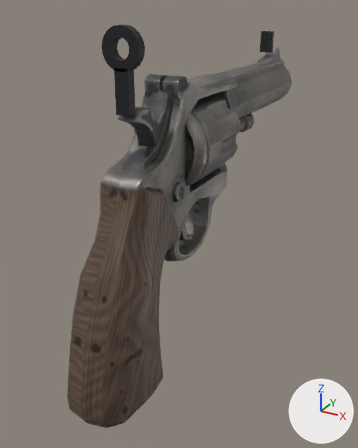
The glTF model addons/fc_weapons/assets/models/revolver.glb: old version first, new version second.
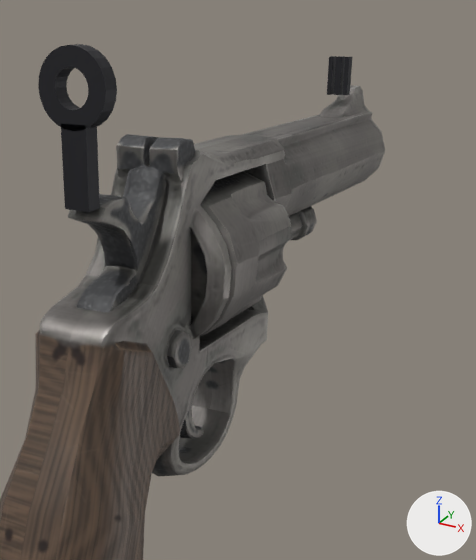
Old and new are each drawn whole from a 50 mm camera at (0.163, -0.264, 0.171) aimed at (-0.009, 0.05, 0.014) and again close up on the part from 23% to 95% of the width and 0% to 69% of the height. The axes (+X, +Y, +Z) are drawn at lower right. The lights are the same throughout. The first two pictures are the older version. Where no turn or scale is listed for an object, it has been applied to the vertices.

Objects in the first close-up: 'front_ear-1', 'front_ear1', 'front_post', 'geometry_0', 'rear_ring', 'rear_stem'.
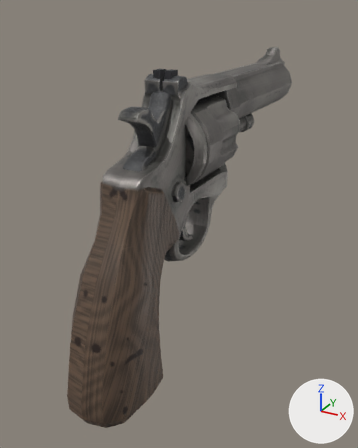
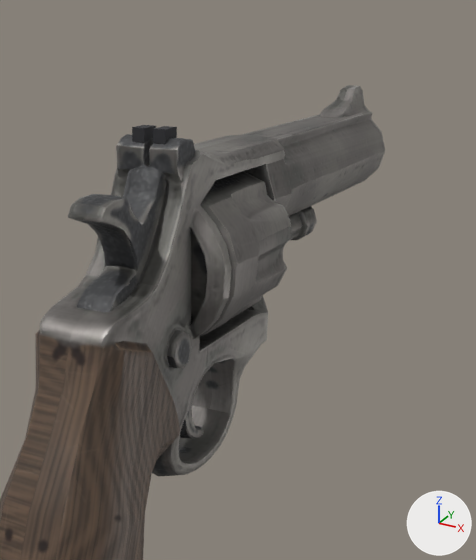
Patch to the scene script:
```diff
--- a/addons/fc_weapons/assets/models/revolver.glb.py
+++ b/addons/fc_weapons/assets/models/revolver.glb.py
@@ me_rear_cap1 @@
+me_rear_cap1.from_pydata(...)  # a box spanning x 0.0017..0.0065, y 0.011..0.019, z 0.13..0.1348
+me_rear_cap1.materials.append(mat_sight_metal)  # dark grey #353538
@@ me_rear_cap_1 @@
+me_rear_cap_1.from_pydata(...)  # a box spanning x -0.0065..-0.0017, y 0.011..0.019, z 0.13..0.1348
+me_rear_cap_1.materials.append(mat_sight_metal)  # dark grey #353538
@@ ob_rear_stem @@
-ob_rear_stem = bpy.data.objects.new('rear_stem', me_rear_stem)
-ob_rear_stem.location = (0.0, 0.0, 0.0)
@@ ob_rear_ring @@
-ob_rear_ring = bpy.data.objects.new('rear_ring', me_rear_ring)
-ob_rear_ring.location = (0.0, 0.0, 0.0)
@@ ob_front_post @@
-ob_front_post = bpy.data.objects.new('front_post', me_front_post)
-ob_front_post.location = (0.0, 0.0, 0.0)
@@ ob_front_ear_1 @@
-ob_front_ear_1 = bpy.data.objects.new('front_ear-1', me_front_ear_1)
-ob_front_ear_1.location = (0.0, 0.0, 0.0)
@@ ob_front_ear1 @@
-ob_front_ear1 = bpy.data.objects.new('front_ear1', me_front_ear1)
-ob_front_ear1.location = (0.0, 0.0, 0.0)
@@ ob_rear_cap1 @@
+ob_rear_cap1 = bpy.data.objects.new('rear_cap1', me_rear_cap1)
+ob_rear_cap1.location = (0.0, 0.0, 0.0)
@@ ob_rear_cap_1 @@
+ob_rear_cap_1 = bpy.data.objects.new('rear_cap-1', me_rear_cap_1)
+ob_rear_cap_1.location = (0.0, 0.0, 0.0)
```

Boxes [x1, y1, x2, y2] around the edits, measured in the close-ups (476 x 560 px):
'rear_ring', deleted: before [38, 44, 117, 131]
'rear_stem', deleted: before [61, 124, 100, 212]
'rear_cap1', added: after [153, 126, 177, 144]
'front_post', deleted: before [334, 56, 345, 95]
'rear_cap-1', added: after [132, 125, 156, 143]
'front_ear-1', deleted: before [327, 56, 336, 95]
'front_ear1', deleted: before [343, 57, 352, 95]
